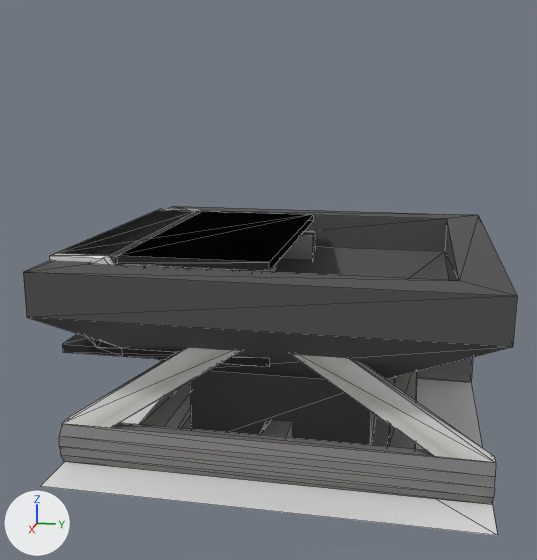
One commit to the OBJ model resources/assets/taam/models/conveyor.obj: the scene before it, then after it.
Both versions are drawn from a 50 mm lens placed at (2.403, -0.191, 0.859), pointed at (0.539, -0.563, 0.393). Every picture has the same lights, and +X, +Y and +Z are marked at lower left. Mesh edges are drawn as thin lines. Where no turn or scale is listed for an object, it has been applied to the vertices.

Objects in the first picture: 'Conveyor_End_Cap_cecmdl', 'Conveyor_End_cemdl', 'Conveyor_Hopper_chmdl', 'Conveyor_Straight_csmdl', 'Reference_rplane', 'Support_smdl'.
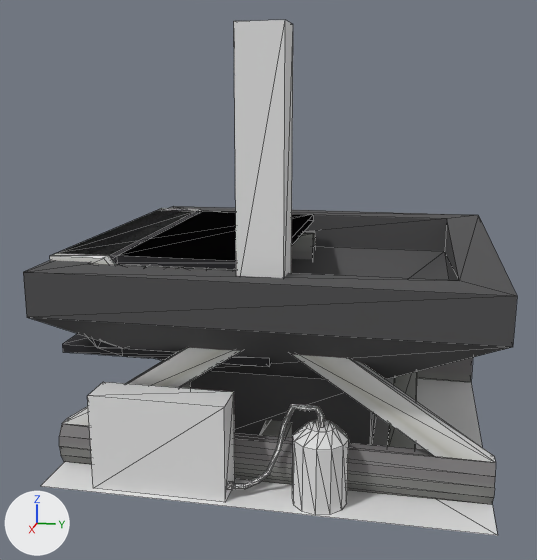
The change, as a diff of the scene's bpy script:
```diff
--- a/resources/assets/taam/models/conveyor.obj.py
+++ b/resources/assets/taam/models/conveyor.obj.py
@@ me_appliance_sprayer_asmdl @@
+me_appliance_sprayer_asmdl.from_pydata(...)  # 136 vertices, 252 faces; spans x 0.855..0.997, y -0.879..-0.31, z 0.0..1.0
+me_appliance_sprayer_asmdl.materials.append(mat_material)  # white #e7e7e7
@@ ob_appliance_sprayer_asmdl @@
+ob_appliance_sprayer_asmdl = bpy.data.objects.new('Appliance_Sprayer_asmdl', me_appliance_sprayer_asmdl)
+ob_appliance_sprayer_asmdl.location = (0.0, 0.0, 0.0)
```

Location of each change, [x1, y1, x2, y2] in pixels of the pictures (537 x 560 px):
'Appliance_Sprayer_asmdl', added: after [87, 20, 349, 515]
